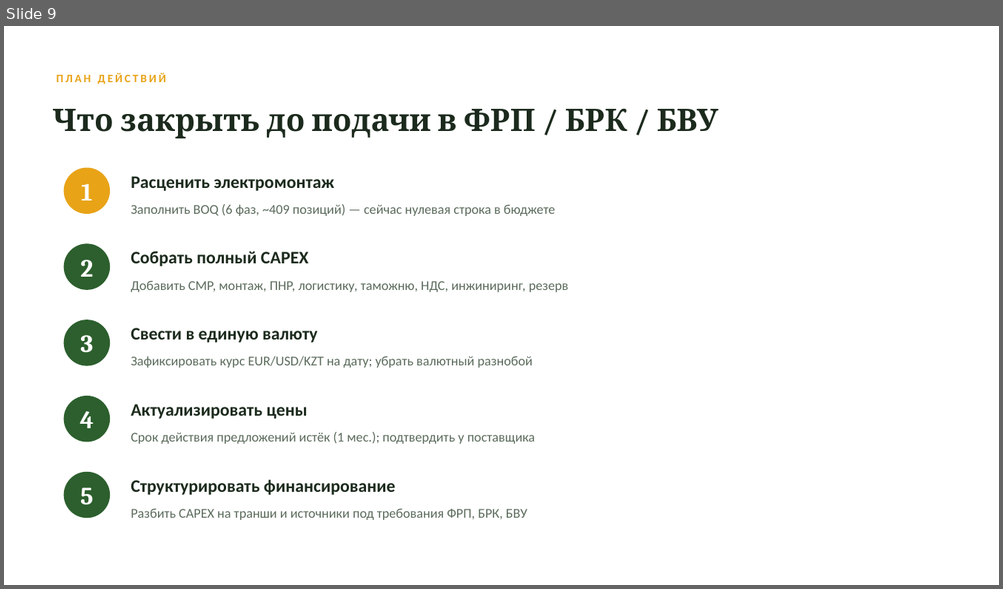
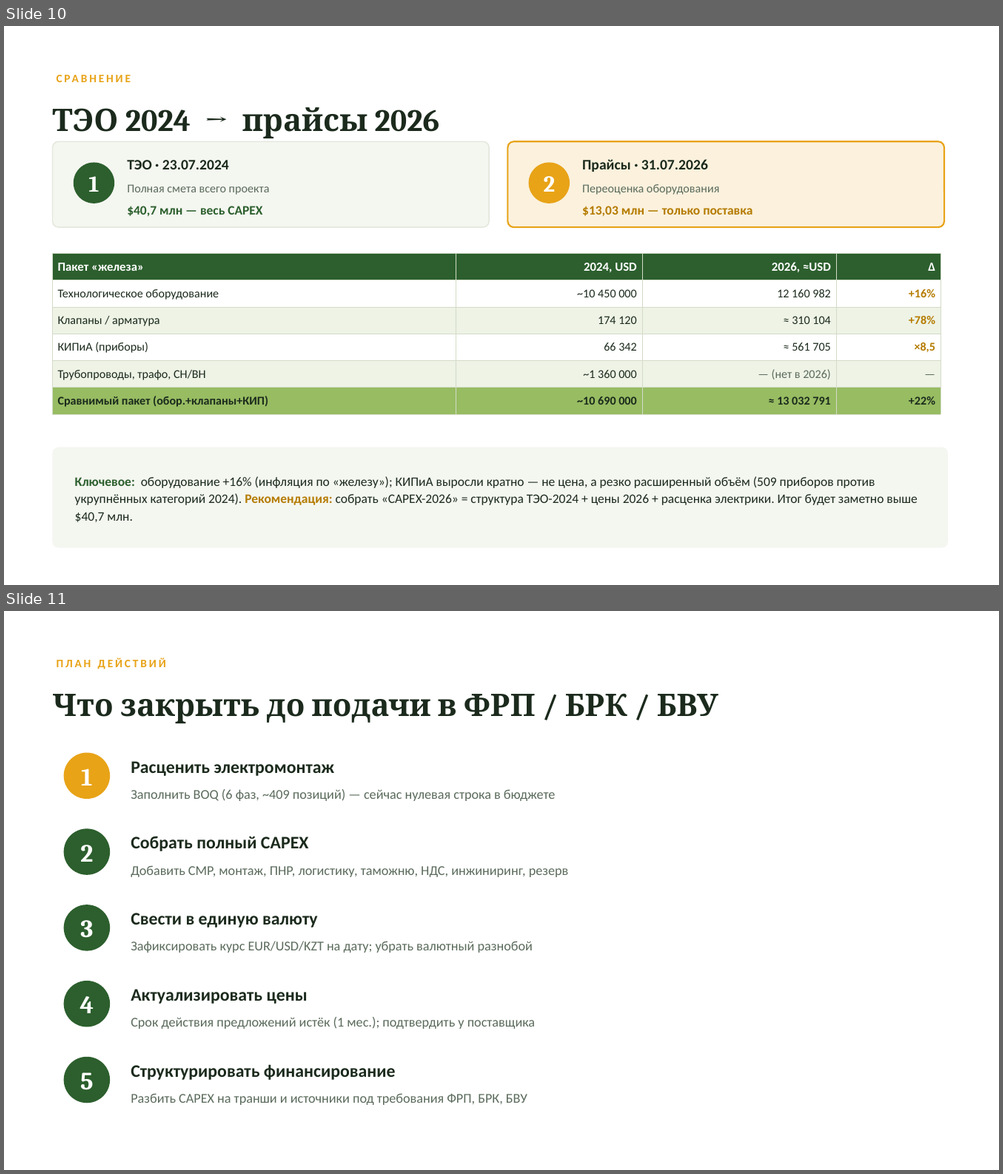
Before and after one commit to aoobakirov/board-presentation, a slide deck: Kazbiofert_Budget_Brief.pptx. Shown one above the other, each under a label of ours: slide 9 before the commit, slides 10 and 11 after it. The pictures are 1003x589 and 1003x1174 pixels, drawn with LibreOffice and Linux fonts; fonts in the diff are those of the drawing. Boxes give left, top, right and bottom in pixels: in the first picture for what was removed or moved away, otherwise in the second. Text is boxed around its words. In the diff, an @@ line names an element or a change of style, - is before the commit and + after.

```diff
--- a/Kazbiofert_Budget_Brief.pptx
+++ b/Kazbiofert_Budget_Brief.pptx
@@ slide 10 added at (4,26,999,585), background #FFFFFF @@
@@ text added at (57,67,504,90), 11 pt, text #E8A317, bold @@
+СРАВНЕНИЕ
@@ text added at (52,107,440,138), 30 pt, text #1B2A1C, bold @@
+ТЭО 2024 → прайсы 2026
@@ rounded rectangle added at (53,141,489,227), fill #F4F6F0, outline #E2E7DB 1 pt @@
@@ rounded rectangle added at (508,141,944,227), fill #FBF1DD, outline #E8A317 1.5 pt @@
@@ ellipse added at (74,163,114,204), fill #2C5F2D @@
@@ text added at (88,176,99,192), 22 pt, text #FFFFFF, bold @@
+1
@@ text added at (127,160,229,170), 14 pt, text #1B2A1C, bold @@
+ТЭО · 23.07.2024
@@ ellipse added at (529,163,569,204), fill #E8A317 @@
@@ text added at (543,176,555,192), 22 pt, text #FFFFFF, bold @@
+2
@@ text added at (582,159,708,172), 14 pt, text #1B2A1C, bold @@
+Прайсы · 31.07.2026
@@ text added at (127,184,270,195), 11.5 pt, text #5B6B5C @@
+Полная смета всего проекта
@@ text added at (582,184,719,195), 11.5 pt, text #5B6B5C @@
+Переоценка оборудования
@@ text added at (127,206,262,216), 12.5 pt, text #2C5F2D, bold @@
+$40,7 млн — весь CAPEX
@@ text added at (582,206,752,216), 12.5 pt, text #B57B00, bold @@
+$13,03 млн — только поставка
@@ table added at (53,254,940,410), 6 rows, 4 columns @@
+Пакет «железа» | 2024, USD | 2026, ≈USD | Δ
+Технологическое оборудование | ~10 450 000 | 12 160 982 | +16%
+Клапаны / арматура | 174 120 | ≈ 310 104 | +78%
+КИПиА (приборы) | 66 342 | ≈ 561 705 | ×8,5
+Трубопроводы, трафо, СН/ВН | ~1 360 000 | — (нет в 2026) | —
+Сравнимый пакет (обор.+клапаны+КИП) | ~10 690 000 | ≈ 13 032 791 | +22%
@@ rounded rectangle added at (53,448,948,548), fill #F4F6F0 @@
@@ text added at (75,477,916,523), 12.5 pt, text #1B2A1C @@
+Ключевое: оборудование +16% (инфляция по «железу»); КИПиА выросли кратно — не цена, а резко расширенный объём (509 приборов против укрупнённых категорий 2024). Рекомендация: собрать «CAPEX-2026» = структура ТЭО-2024 + цены 2026 + расценка электрики. Итог будет заметно выше $40,7 млн.
@@ what was slide 9 is now slide 11 @@
```
Also in this commit, not shown: 1 other slide added, 1 other file.
